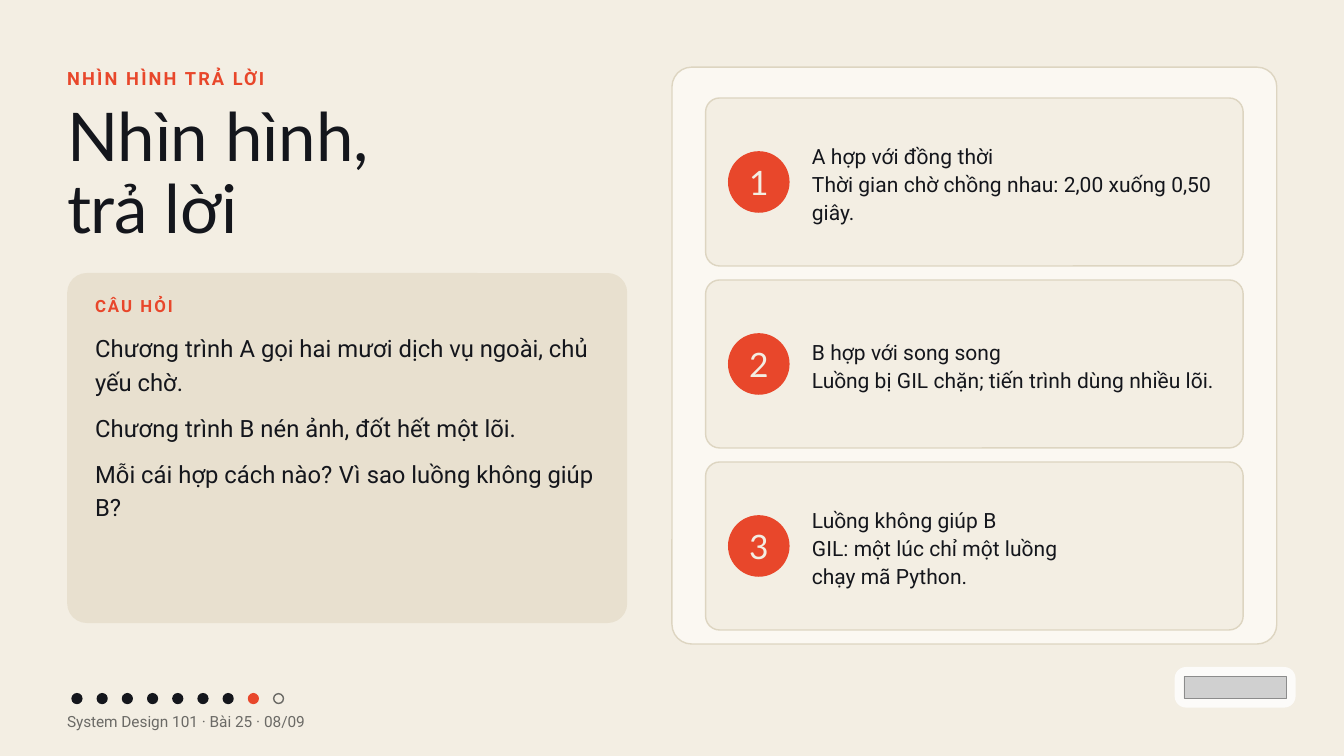
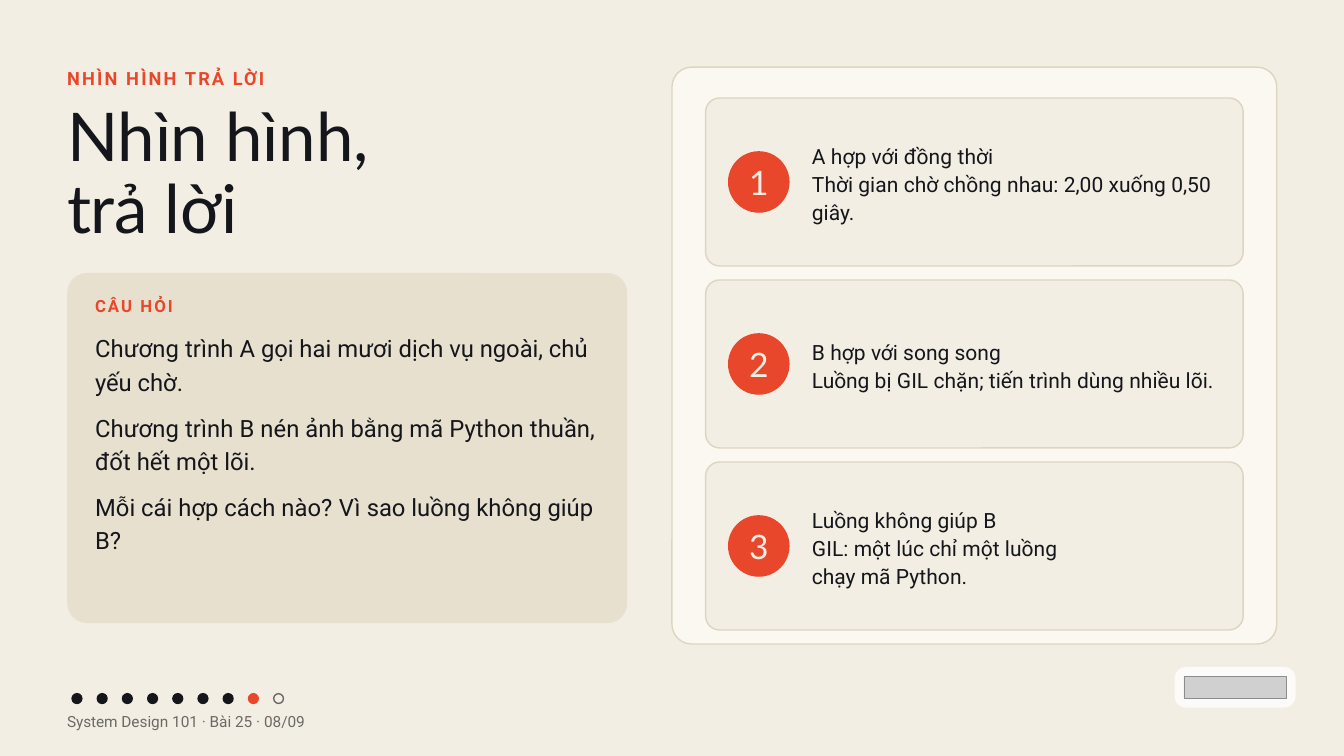
Before and after one commit to vohoailinh90/tool-marketing-studio, a slide deck: slide 8 of system-design-101/vi/lessons/sd-10-025/slides/sd-10-025.pptx. Drawn at 1344x756 pixels with LibreOffice and Linux fonts; fonts in the diff are those of the drawing; grey boxes stand for pictures. Boxes give left, top, right and bottom in pixels: in the first picture for what was removed or moved away, otherwise in the second. Text is boxed around its words. In the diff, an @@ line names an element or a change of style, - is before the commit and + after.

```diff
--- a/system-design-101/vi/lessons/sd-10-025/slides/sd-10-025.pptx
+++ b/system-design-101/vi/lessons/sd-10-025/slides/sd-10-025.pptx
@@ text at bbox=[95, 417, 595, 474]: text changed @@
-Chương trình B nén ảnh, đốt hết một lõi.
+Chương trình B nén ảnh bằng mã Python thuần, đốt hết một lõi.
```
Also in this commit, not shown: 2 other files.
